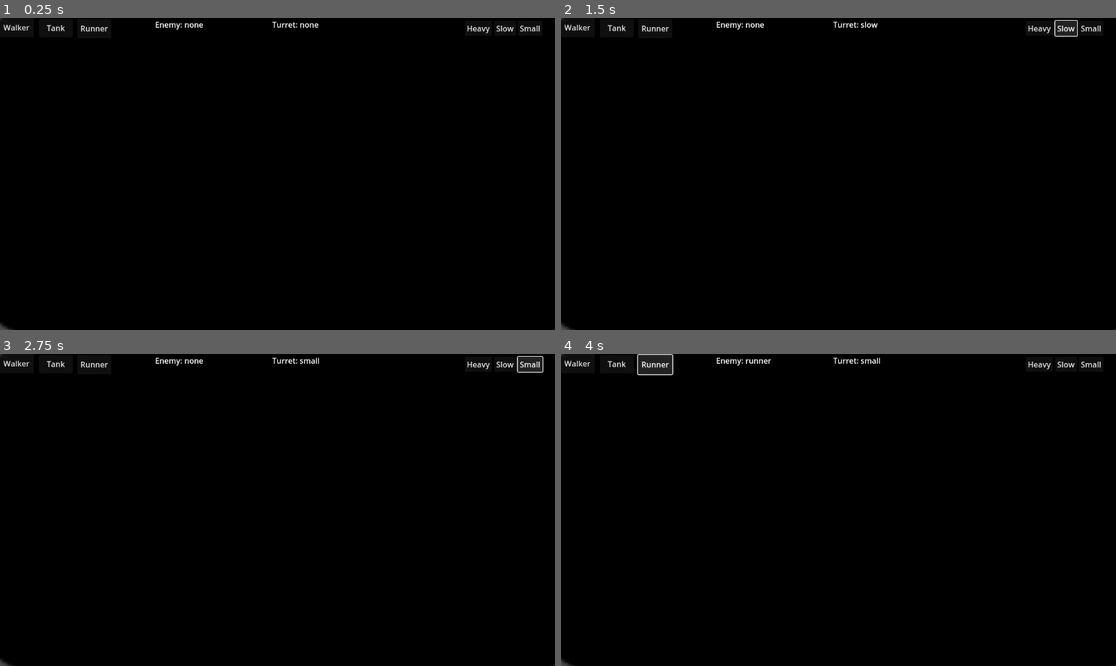
Above: before the commit, frames 1-4 (two rows, left to right).
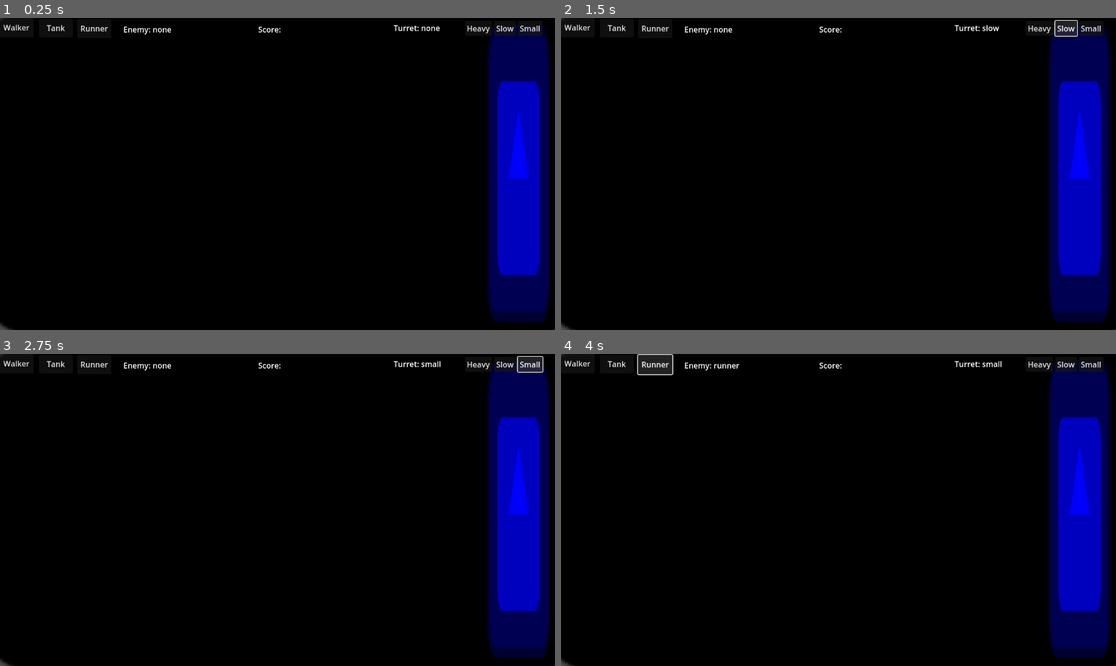
Above: after the commit, the same moments.

Repository: KeaganErasmus/JamGame1
Game: Godot game, scene res://world.tscn
Same seed, same stepped clock (60 frames per second), same inputs: the game is played once before the commit and once after it. The engine's default icon, where the game draws it, is replaced by a stand-in: a white triangle on a blue panel in a dark square.
Inputs:
- Up to frame 1 (0.25 s): no input
- Up to frame 2 (1.5 s): click "Heavy" at 0.5 s; click "Slow" at 1.25 s
- Up to frame 3 (2.75 s): click "Small" at 2 s
- Up to frame 4 (4 s): click "Walker" at 2.75 s; click "Runner" at 3.5 s

The runs differ from the first frame. In frame 1, 11% of the frame differs, in the area x 22-99%, y 1-98%; in frame 2, 11%; in frame 3, 11%; in frame 4, 11%.

Commit message:
enemies now actually die for real

Diff:
--- /dev/null
+++ b/scenes/castle.tscn
@@ -0,0 +1,18 @@
+[gd_scene load_steps=4 format=3 uid="uid://drlktwte18i70"]
+
+[ext_resource type="Texture2D" uid="uid://duwdgy0rn3ttk" path="res://icon.svg" id="1_7gw44"]
+[ext_resource type="Script" path="res://scripts/castle.gd" id="1_mmuqf"]
+
+[sub_resource type="RectangleShape2D" id="RectangleShape2D_3c8rq"]
+size = Vector2(129, 128)
+
+[node name="Castle" type="Area2D"]
+script = ExtResource("1_mmuqf")
+
+[node name="Sprite2D" type="Sprite2D" parent="."]
+modulate = Color(0, 0, 1, 1)
+texture = ExtResource("1_7gw44")
+
+[node name="CollisionShape2D" type="CollisionShape2D" parent="."]
+position = Vector2(-0.5, 1)
+shape = SubResource("RectangleShape2D_3c8rq")
--- a/scenes/turret.tscn
+++ b/scenes/turret.tscn
@@ -4,8 +4,16 @@
 [ext_resource type="Texture2D" uid="uid://duwdgy0rn3ttk" path="res://icon.svg" id="2_roab6"]
 
 [node name="Turret" type="Node2D"]
+scale = Vector2(0.5, 0.5)
 script = ExtResource("1_7h5d8")
 
 [node name="Sprite2D" type="Sprite2D" parent="."]
 modulate = Color(0.0235294, 1, 0, 1)
 texture = ExtResource("2_roab6")
+
+[node name="NameLabel" type="Label" parent="."]
+offset_left = -23.0
+offset_top = -86.0
+offset_right = 24.0
+offset_bottom = -63.0
+text = "Name"
--- /dev/null
+++ b/scripts/castle.gd
@@ -0,0 +1,3 @@
+extends Area2D
+
+@export var health = 100
--- a/scripts/enemy.gd
+++ b/scripts/enemy.gd
@@ -6,7 +6,6 @@
 @export var en_type: String = "none"
 
 func _ready():
-	add_to_group("enemiesGroup")
 	match en_type:
 		"walker":
 			create_walker()
@@ -15,13 +14,8 @@
 		"tank":
 			create_tank()
 
-
 func _process(delta):
 	position.x += speed * delta
-
-	if health <= 0:
-		remove_from_group("enemiesGroup")
-		queue_free()
 
 func create_walker():
 	health = 20
--- a/scripts/turret.gd
+++ b/scripts/turret.gd
@@ -1,14 +1,18 @@
 extends Node2D
 
 @export var turret_type: String = "none"
-@export var enemies = null
 
 var fire_rate: float
 var damage: int
+var cost: int
 
 var en_dir = 0
 var en_distance = 0
 var timer = 0
+
+var enemies: Array = []
+
+@onready var name_label = $NameLabel
 
 func _ready():
 	match turret_type:
@@ -18,27 +22,45 @@
 			create_small()
 		"slow":
 			create_slow()
+	name_label.text = str(turret_type)
 
 func _process(delta):
-	for enemy in get_tree().get_nodes_in_group("enemiesGroup"):
-		en_dir = position - enemy.position
-		#en_distance = distance(position, enemy.position)
+	for enemy in enemies:
+		if not is_instance_valid(enemy):
+			continue
 		en_distance = position.distance_to(enemy.position)
 		if en_distance <= 300:
-			look_at(enemy.position)
+			look_at(enemy.global_position)
 			shoot(delta)
+
+func find_nearest_enemy():
+	var closest_enemy = null
+	var shortest_distance = INF
+
+	for en in enemies:
+		if not is_instance_valid(en):
+			continue
+		var distance = global_position.distance_to(en.global_position)
+		if distance < shortest_distance:
+			shortest_distance = distance
+			closest_enemy = en
+
+	return closest_enemy
 
 func create_heavy():
 	fire_rate = 1
 	damage = 5
+	cost = 5
 
 func create_small():
-	fire_rate = 0.2
+	fire_rate = 0.5
 	damage = 1
+	cost = 1
 
 func create_slow():
 	fire_rate = 0.5
 	damage = 0
+	cost = 3
 
 func distance(v1: Vector2, v2: Vector2) -> float:
 	var result = sqrt((v1.x - v2.x)*(v1.x - v2.x) + (v1.y - v2.y)*(v1.y - v2.y))
@@ -47,7 +69,11 @@
 func shoot(dt):
 	timer += dt
 	if timer > fire_rate:
+		var target = find_nearest_enemy()
 		print("shoot: ", turret_type, " ", timer)
-		for enemy in get_tree().get_nodes_in_group("enemiesGroup"):
-			enemy.health -= damage
+		if target:
+			target.health -= damage
 		timer =  0
+
+func set_enemies(en: Array):
+	enemies = en
--- a/world.gd
+++ b/world.gd
@@ -15,18 +15,24 @@
 }
 
 var mouse_pos: Vector2
+var score: int = 0
+var timer = 0
+var resource: int = 50
 
 var enemy = preload("res://scenes/enemy.tscn")
 var current_spawning = EnemyType.none
+
+var enemies = []
 
 var turret = preload("res://scenes/turret.tscn")
 var current_turret_spawning = turret_type.none
 
 @onready var en_label = $EnemySide/Label
 @onready var tur_label = $TurretSide/Label
+@onready var score_label = $ScoreLabel
 
-#func _ready():
-	#pass
+func _ready():
+	score_label.text = "Score: "
 
 func _unhandled_input(event):
 	if event is InputEventMouseButton:
@@ -35,20 +41,36 @@
 		if event.pressed and event.button_index == MOUSE_BUTTON_RIGHT and current_turret_spawning != "none":
 			spawn_turret()
 
-func _process(_delta):
-	mouse_pos = get_local_mouse_position()
+func _process(delta):
+	mouse_pos = get_global_mouse_position()
 	en_label.text = ("Enemy: " + str(current_spawning))
 	tur_label.text = ("Turret: " + str(current_turret_spawning))
+
+	for en in enemies:
+		if en.health <= 0:
+			remove_enemy(en)
+
+	timer += delta
+	if timer > 2 and resource < 50:
+		resource += 1
+		timer = 0
 
 func spawn_enemy():
 	var en = preload("res://scenes/enemy.tscn").instantiate()
 	en.en_type = current_spawning
 	get_node("enemyHolder").add_child(en)
 	en.global_position = mouse_pos
+	enemies.append(en)
+
+func remove_enemy(en):
+	if en in enemies:
+		enemies.erase(en)
+		en.queue_free()
 
 func spawn_turret():
 	var tur = preload("res://scenes/turret.tscn").instantiate()
 	tur.turret_type = current_turret_spawning
+	tur.set_enemies(enemies)
 	get_node("turretHolder").add_child(tur)
 	tur.global_position = mouse_pos
 
@@ -64,10 +86,8 @@
 func _on_heavy_pressed():
 	current_turret_spawning = turret_type.heavy
 
-
 func _on_slow_pressed():
 	current_turret_spawning = turret_type.slow
 
-
 func _on_small_pressed():
 	current_turret_spawning = turret_type.small
--- a/world.tscn
+++ b/world.tscn
@@ -1,16 +1,32 @@
-[gd_scene load_steps=3 format=3 uid="uid://b8sstqiscq7b2"]
+[gd_scene load_steps=4 format=3 uid="uid://b8sstqiscq7b2"]
 
 [ext_resource type="Script" path="res://world.gd" id="1_vl3sp"]
 [ext_resource type="Texture2D" uid="uid://duwdgy0rn3ttk" path="res://icon.svg" id="2_pescv"]
+[ext_resource type="PackedScene" uid="uid://drlktwte18i70" path="res://scenes/castle.tscn" id="3_hc4b7"]
 
 [node name="world" type="Node2D"]
 script = ExtResource("1_vl3sp")
 
-[node name="Icon" type="Sprite2D" parent="."]
+[node name="Background" type="Sprite2D" parent="."]
 modulate = Color(0, 0, 0, 1)
 position = Vector2(588, 320)
 scale = Vector2(9.72656, 5.44531)
 texture = ExtResource("2_pescv")
+
+[node name="enemyHolder" type="Node" parent="."]
+
+[node name="turretHolder" type="Node" parent="."]
+
+[node name="ScoreLabel" type="Label" parent="."]
+offset_left = 536.0
+offset_top = 12.0
+offset_right = 588.0
+offset_bottom = 35.0
+text = "Score: "
+
+[node name="Castle" parent="." instance=ExtResource("3_hc4b7")]
+position = Vector2(1076, 323)
+scale = Vector2(1, 4.79)
 
 [node name="EnemySide" type="Control" parent="."]
 layout_mode = 3
@@ -47,10 +63,10 @@
 
 [node name="Label" type="Label" parent="EnemySide"]
 layout_mode = 0
-offset_left = 322.0
-offset_top = 2.0
-offset_right = 389.0
-offset_bottom = 25.0
+offset_left = 256.0
+offset_top = 12.0
+offset_right = 323.0
+offset_bottom = 35.0
 text = "Enemy: "
 
 [node name="TurretSide" type="Control" parent="."]
@@ -87,15 +103,11 @@
 
 [node name="Label" type="Label" parent="TurretSide"]
 layout_mode = 0
-offset_left = -1.0
-offset_top = -2.0
-offset_right = 66.0
-offset_bottom = 21.0
+offset_left = 251.0
+offset_top = 5.0
+offset_right = 321.0
+offset_bottom = 28.0
 text = "Turret: "
-
-[node name="enemyHolder" type="Node" parent="."]
-
-[node name="turretHolder" type="Node" parent="."]
 
 [connection signal="pressed" from="EnemySide/walker" to="." method="_on_walker_pressed"]
 [connection signal="pressed" from="EnemySide/runner" to="." method="_on_runner_pressed"]
